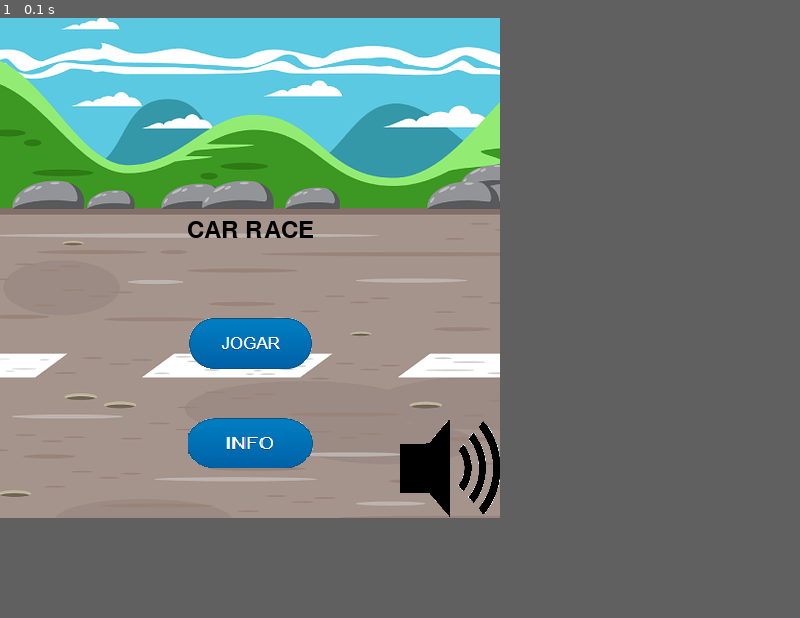
Above: before the commit, frame 1.
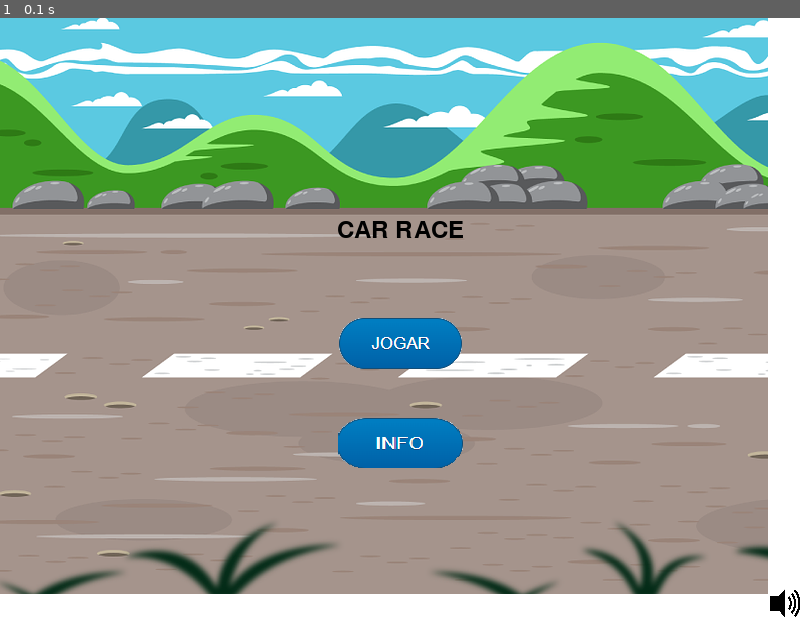
Above: after the commit, the same moment.

Repository: MatheuAlves/JogoControle1
Game: pygame game, started from menu.py
Same seed, same stepped clock (60 frames per second), same inputs: the game is played once before the commit and once after it.
Inputs:
- Up to frame 1 (0.1 s): no input
The window is 500x500 before the commit and 800x600 after it. Grey fills any space a smaller window leaves; there, only what the larger window draws over its background counts as a difference.

The runs differ from the first frame. In frame 1, 27% of the frame differs, in the area x 0-100%, y 0-100%.

Commit message:
entrelaçadas telas do jogo

Diff:
--- a/forms.py
+++ b/forms.py
@@ -1,12 +1,16 @@
 import pygame
 import sys
+import subprocess
+import time
 
 # Iniciar o Pygame
 pygame.init()
 
 # Configurações da tela do Pygame
-width, height = 800, 600
-screen = pygame.display.set_mode((width, height))
+width = 800
+height = 600
+screen_size = (width, height)
+screen = pygame.display.set_mode(screen_size)
 pygame.display.set_caption("Pygame Form")
 
 # Cores
@@ -26,6 +30,17 @@
 
     text_surface = font.render(text, True, white)
     surface.blit(text_surface, (x + 30, y))
+
+    # Texto
+    text = font.render('Aperte espaço para iniciar o jogo', True, black)
+    text_rect = text.get_rect(center=(width / 2, 450))
+
+    # Desenhar retângulo branco de fundo
+    pygame.draw.rect(screen, white, (0, 400, width , 100))
+
+    # Desenhar o texto no centro da tela
+    screen.blit(text, text_rect)
+
 
 # Loop principal do Pygame
 running = True
@@ -59,6 +74,20 @@
                 else:
                     selected_option["D"] = True
                     selected_option["P"] = True
+    # Verificar se a tecla de espaço foi pressionada
+    keys = pygame.key.get_pressed()
+    if keys[pygame.K_SPACE]:
+        running = False
+        # Fechar a janela antes de abrir o subprocesso
+        pygame.quit()
+
+        # Adicionar um pequeno atraso para garantir que a janela seja fechada antes de abrir o subprocesso
+        time.sleep(0.5)
+        subprocess.run(["python", "game.py"])  # Executar o script 'jogo.py'
+        # Finalizar o Pygame
+        pygame.quit()
+        sys.exit()
+
 
     # Limpar a tela
     screen.fill(black)
--- a/game.py
+++ b/game.py
@@ -1,12 +1,13 @@
 import pygame
 from pygame.locals import *
 import random
+import subprocess
+import time
 
 pygame.init()
-
 # create the window
-width = 500
-height = 500
+width = 800
+height = 600
 screen_size = (width, height)
 screen = pygame.display.set_mode(screen_size)
 pygame.display.set_caption('Car Game')
@@ -23,17 +24,17 @@
 marker_height = 50
 
 # lane coordinates
-lane1 = 100
-lane2 = 390
+lane1 = 200
+lane2 = 590
 
 # road and edge markers
-road1 = (0, 0, road_width, height)
-road2 = (300, 0, road_width, height)
-left_edge_marker = (0, 0, marker_width, height)
-right_edge_marker = (200, 0, marker_width, height)
-
-left_edge_marker2 = (290, 0, marker_width, height)
-right_edge_marker2 = (490, 0, marker_width, height)
+road1 = (100, 0, road_width, height)
+road2 = (500, 0, road_width, height)
+left_edge_marker = (100, 0, marker_width, height)
+right_edge_marker = (300, 0, marker_width, height)
+
+left_edge_marker2 = (490, 0, marker_width, height)
+right_edge_marker2 = (690, 0, marker_width, height)
 
 # for animating movement of the lane markers
 lane_marker_move_y1 = 0
@@ -133,19 +134,19 @@
     font = pygame.font.Font(pygame.font.get_default_font(), 16)
     text = font.render('Distância 1: {:.2f}'.format(distancia1), True, white)
     text_rect = text.get_rect()
-    text_rect.center = (55, 380)
+    text_rect.center = (200, 590)
     screen.blit(text, text_rect)
 
     text2 = font.render('Distância 2: {:.2f}'.format(distancia2), True, white)
     text_rect2 = text2.get_rect()
-    text_rect2.center = (350, 380)
+    text_rect2.center = (590, 590)
     screen.blit(text2, text_rect2)
 
     # Crie uma superfície de texto para exibir o tempo
     font = pygame.font.Font(pygame.font.get_default_font(), 16)
     text_tempo = font.render('Tempo: {:.2f} s'.format(tempo), True, white)
     text_rect_tempo = text_tempo.get_rect()
-    text_rect_tempo.center = (width // 2, 20)
+    text_rect_tempo.center = (width // 2, 590)
 
     # Desenhe a superfície de texto na tela
     screen.blit(text_tempo, text_rect_tempo)
@@ -200,6 +201,14 @@
                     speed2 = random.randint(3, 6)
                     player1.rect.center = [player1_x, player_y]
                     player2.rect.center = [player2_x, player_y]
+
+                    # Fechar a janela antes de abrir o subprocesso
+                    pygame.quit()
+
+                    # Adicionar um pequeno atraso para garantir que a janela seja fechada antes de abrir o subprocesso
+                    time.sleep(0.5)
+
+                    subprocess.run(["python", "forms.py"])  # Executar o script 'jogo.py'
                 elif event.key == K_n:
                     # exit the loops
                     gameover = False
--- a/menu.py
+++ b/menu.py
@@ -1,13 +1,14 @@
 import pygame
 import sys
 import subprocess
-
+import time
 
 # Inicialização do Pygame
 pygame.init()
 
 # Configurações da tela
-width, height = 500, 500
+width = 800
+height = 600
 screen_size = (width, height)
 screen = pygame.display.set_mode(screen_size)
 pygame.display.set_caption("Menu Pygame")
@@ -23,10 +24,10 @@
 info_button_image = pygame.transform.scale(info_button_image, (125, 50))
 # Imagem do botão de mudo quando o som está ativado
 sound_button_image = pygame.image.load("images/sound.png")
-sound_button_image = pygame.transform.scale(sound_button_image, (100, 100))
+sound_button_image = pygame.transform.scale(sound_button_image, (30, 30))
 # Imagem do botão de mudo quando o som está mudo
 muted_button_image = pygame.image.load("images/mute.png")
-muted_button_image = pygame.transform.scale(muted_button_image, (100, 100))
+muted_button_image = pygame.transform.scale(muted_button_image, (30, 30))
 
 # Carregando fonte
 font = pygame.font.Font(None, 36)
@@ -50,7 +51,12 @@
             if play_button_rect.collidepoint(event.pos):
                 if play_button_rect.collidepoint(event.pos):
                     pygame.mixer.Sound("songs/confirm.mp3").play()
-                    subprocess.run(["python", "game.py"])  # Executar o script 'jogo.py'
+                    # Fechar a janela antes de abrir o subprocesso
+                    pygame.quit()
+
+                    # Adicionar um pequeno atraso para garantir que a janela seja fechada antes de abrir o subprocesso
+                    time.sleep(0.5)
+                    subprocess.run(["python", "forms.py"])  # Executar o script 'jogo.py'
                     running = False
                     break
 
@@ -73,9 +79,9 @@
 
     # Escolha a imagem do botão de mudo com base no estado de is_muted
     if is_muted:
-        mute_button_rect = screen.blit(muted_button_image, (400, 400))
+        mute_button_rect = screen.blit(muted_button_image, (770, 570))
     else:
-        mute_button_rect = screen.blit(sound_button_image, (400, 400))
+        mute_button_rect = screen.blit(sound_button_image, (770, 570))
 
     # Título "CAR RACE" acima do botão "Jogar"
     title_text = font.render("CAR RACE", True, BLACK)
--- a/plot_pygame.py
+++ b/plot_pygame.py
@@ -76,7 +76,7 @@
 
     trans_cont = STEP_VALUE * clt.tf(num, den)
     #trans_disc = clt.sample_system(trans_cont, SAMPLE_TIME, method='zoh')
-    #time_interval = np.arange(0, TOTAL_TIME + SAMPLE_TIME, SAMPLE_TIME)
+    time_interval = np.arange(0, TOTAL_TIME + SAMPLE_TIME, SAMPLE_TIME)
     yout, xout = clt.step(trans_cont, time_interval)
     #yout, xout = clt.step(trans_disc, time_interval)
 
